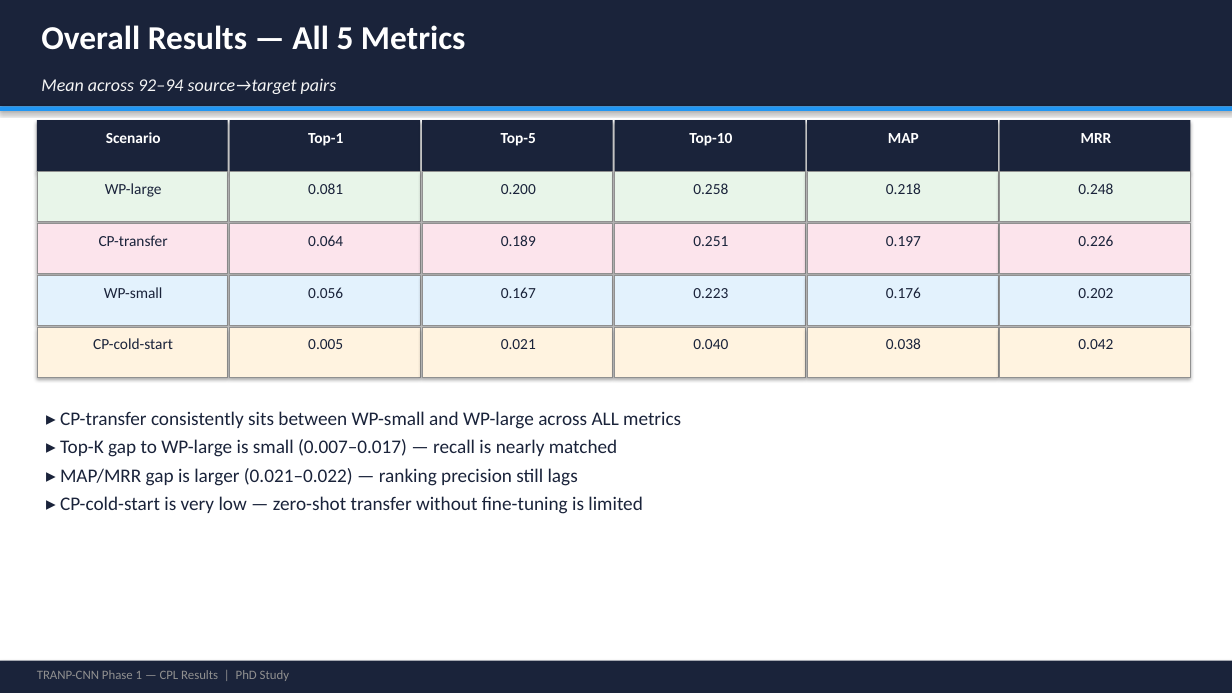
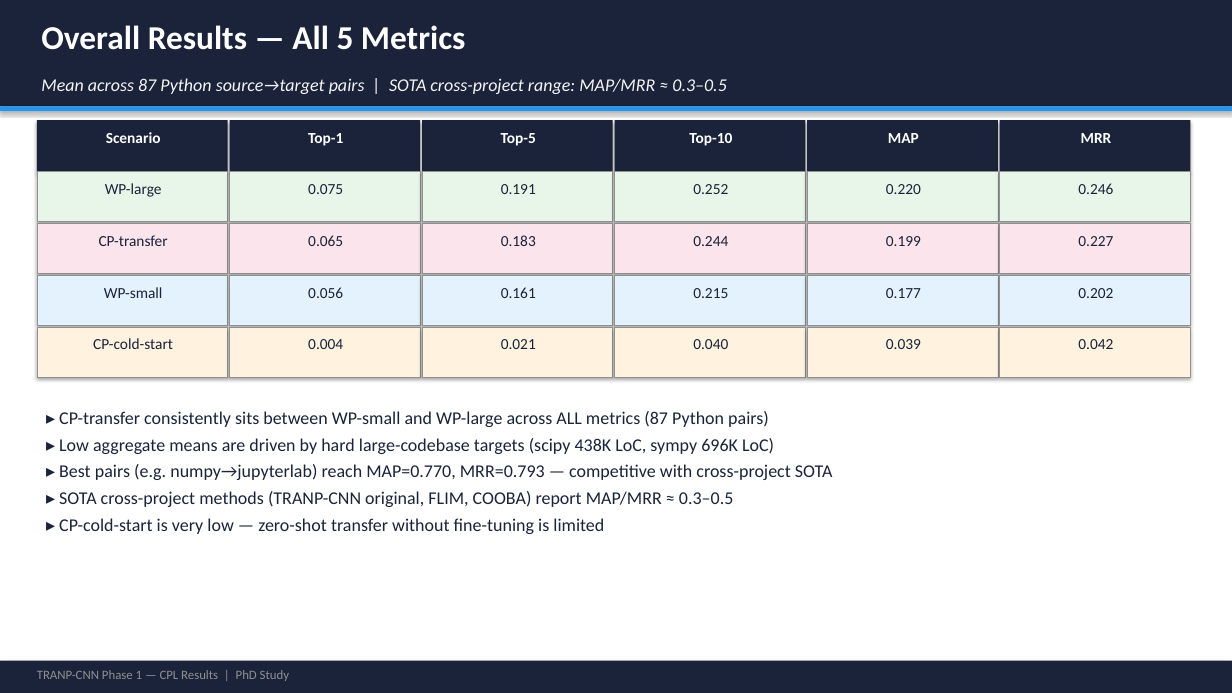
Before and after one commit to eashaan-rao/CPL_framework_bug_localization, a slide deck: slide 5 of results/presentation/CPL_Phase1_Results.pptx (slide 4 before the commit). Drawn at 1232x693 pixels with LibreOffice and Linux fonts; fonts in the diff are those of the drawing. Boxes give left, top, right and bottom in pixels: in the first picture for what was removed or moved away, otherwise in the second. Text is boxed around its words. In the diff, an @@ line names an element or a change of style, - is before the commit and + after.

Commit message:
Updates report and presentation

```diff
--- a/results/presentation/CPL_Phase1_Results.pptx
+++ b/results/presentation/CPL_Phase1_Results.pptx
@@ text at [41, 78, 726, 94]: text changed @@
-Mean across 92–94 source→target pairs
+Mean across 87 Python source→target pairs | SOTA cross-project range: MAP/MRR ≈ 0.3–0.5
@@ text at [308, 184, 343, 194]: text changed @@
-0.081
+0.075
@@ text at [501, 184, 536, 194]: text changed @@
-0.200
+0.191
@@ text at [693, 184, 728, 194]: text changed @@
-0.258
+0.252
@@ text at [886, 184, 921, 194]: text changed @@
-0.218
+0.220
@@ text at [1078, 183, 1113, 194]: text changed @@
-0.248
+0.246
@@ text at [308, 235, 343, 246]: text changed @@
-0.064
+0.065
@@ text at [501, 235, 536, 246]: text changed @@
-0.189
+0.183
@@ text at [693, 236, 728, 246]: text changed @@
-0.251
+0.244
@@ text at [886, 236, 921, 246]: text changed @@
-0.197
+0.199
@@ text at [1078, 236, 1113, 246]: text changed @@
-0.226
+0.227
@@ text at [501, 287, 536, 298]: text changed @@
-0.167
+0.161
@@ text at [693, 288, 728, 298]: text changed @@
-0.223
+0.215
@@ text at [886, 288, 921, 298]: text changed @@
-0.176
+0.177
@@ text at [308, 339, 343, 349]: text changed @@
-0.005
+0.004
@@ text at [886, 339, 921, 349]: text changed @@
-0.038
+0.039
@@ text at [59, 411, 832, 507]: text changed; size 15 to 14 pt @@
-▸ CP-transfer consistently sits between WP-small and WP-large across ALL metrics
-▸ Top-K gap to WP-large is small (0.007–0.017) — recall is nearly matched
-▸ MAP/MRR gap is larger (0.021–0.022) — ranking precision still lags
+▸ CP-transfer consistently sits between WP-small and WP-large across ALL metrics (87 Python pairs)
+▸ Low aggregate means are driven by hard large-codebase targets (scipy 438K LoC, sympy 696K LoC)
+▸ Best pairs (e.g. numpy→jupyterlab) reach MAP=0.770, MRR=0.793 — competitive with cross-project SOTA
+▸ SOTA cross-project methods (TRANP-CNN original, FLIM, COOBA) report MAP/MRR ≈ 0.3–0.5
@@ text at [59, 518, 604, 534]: size 15 to 14 pt in "▸ CP-cold-start is very low — zero-shot ..." @@
```
Also in this commit, not shown: 10 other slides changed, 1 slide added, 2 other files.
